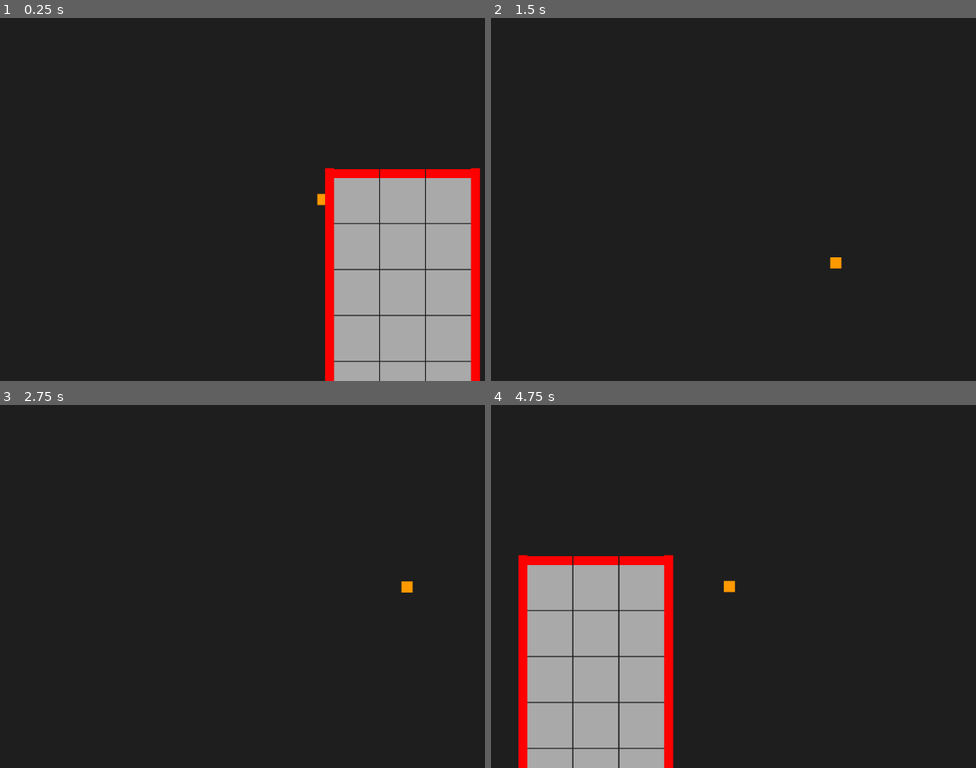
Above: before the commit, frames 1-4 (two rows, left to right).
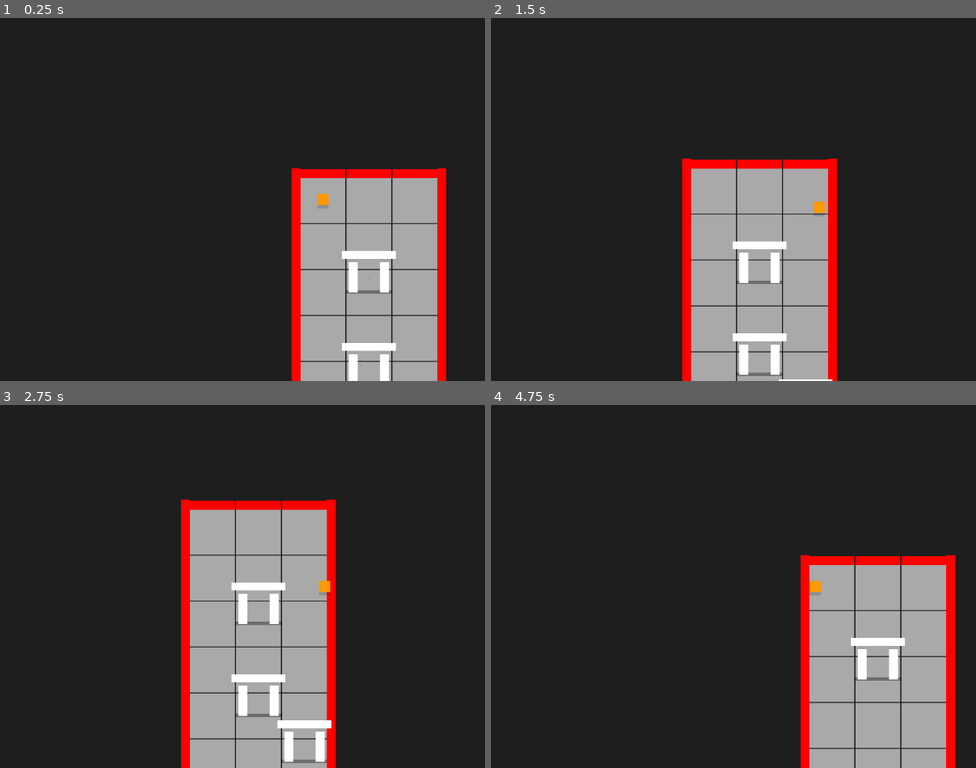
Above: after the commit, the same moments.

Repository: Textbookautist/thisthatandthose
Game: Godot game, scene res://scenes/main.tscn
The game is run twice, just before and just after one commit, with the same random seed, the same clock (stepped at 60 frames per second) and the same inputs. The project has no main scene, so this scene is started directly.
Inputs:
- Up to frame 1 (0.25 s): no input
- Up to frame 2 (1.5 s): tap Enter at 0.5 s; hold Right (ui_right) 0.53-1.28 s; tap End (ui_end) at 0.6, 1.35 s; hold Down (ui_down) from 1.28 s (still down)
- Up to frame 3 (2.75 s): release Down (ui_down) at 2.03 s; hold Right (ui_right) from 2.03 s (still down); tap End (ui_end) at 2.1 s
- Up to frame 4 (4.75 s): release Right (ui_right) at 2.78 s; hold Up (ui_up) 2.78-3.53 s; tap End (ui_end) at 2.85, 3.6, 4.35 s; hold Left (ui_left) from 3.53 s (still down); tap Escape (ui_cancel) at 4.15 s

The runs differ from the first frame. In frame 1, 12% of the frame differs, in the area x 60-99%, y 41-100%; in frame 2, 19%; in frame 3, 23%; in frame 4, 37%, in the area x 5-96%, y 41-100%.

Commit message:
Feature: Added transportgates

Diff:
--- a/scenes/player.tscn
+++ b/scenes/player.tscn
@@ -6,8 +6,17 @@
 size = Vector2(10, 10)
 
 [node name="player" type="CharacterBody2D"]
+z_index = 1
 motion_mode = 1
 script = ExtResource("1_3vyb7")
+
+[node name="shade" type="ColorRect" parent="."]
+self_modulate = Color(1, 1, 1, 0.16078432)
+offset_left = -5.0
+offset_top = 5.0
+offset_right = 5.0
+offset_bottom = 8.0
+color = Color(0, 0, 0, 1)
 
 [node name="ColorRect" type="ColorRect" parent="."]
 offset_left = -5.0
@@ -29,8 +38,8 @@
 [node name="ColorRect2" type="ColorRect" parent="."]
 z_index = -100
 custom_minimum_size = Vector2(1000, 1000)
-offset_left = -500.0
-offset_top = -500.0
-offset_right = 500.0
-offset_bottom = 500.0
+offset_left = -512.0
+offset_top = -489.0
+offset_right = 488.0
+offset_bottom = 511.0
 color = Color(0.11858138, 0.11858138, 0.11858138, 1)
--- a/scenes/terrain_piece.tscn
+++ b/scenes/terrain_piece.tscn
@@ -26,6 +26,7 @@
 [node name="CollisionShape2D" type="CollisionShape2D" parent="."]
 position = Vector2(0, 1)
 shape = SubResource("RectangleShape2D_80jrc")
+disabled = true
 
 [node name="base" type="ColorRect" parent="."]
 offset_left = -20.0
@@ -67,8 +68,7 @@
 shape = SubResource("RectangleShape2D_6fbfi")
 
 [node name="ColorRect" type="ColorRect" parent="colBottom"]
-z_index = 5
-z_as_relative = false
+z_index = 1
 offset_left = -20.0
 offset_top = -4.0
 offset_right = 20.0
@@ -80,8 +80,7 @@
 shape = SubResource("RectangleShape2D_fdgit")
 
 [node name="ColorRect" type="ColorRect" parent="colLeft"]
-z_index = 5
-z_as_relative = false
+z_index = 1
 offset_left = -4.0
 offset_top = -29.0
 offset_right = 4.0
@@ -93,8 +92,7 @@
 shape = SubResource("RectangleShape2D_ptfl5")
 
 [node name="ColorRect" type="ColorRect" parent="colRight"]
-z_index = 5
-z_as_relative = false
+z_index = 1
 offset_left = -4.0
 offset_top = -29.0
 offset_right = 4.0
@@ -106,8 +104,7 @@
 shape = SubResource("RectangleShape2D_lb241")
 
 [node name="ColorRect" type="ColorRect" parent="colTop"]
-z_index = 5
-z_as_relative = false
+z_index = 1
 offset_left = -20.0
 offset_top = -4.0
 offset_right = 20.0
@@ -115,6 +112,7 @@
 color = Color(1, 0, 0, 1)
 
 [node name="tiledetection" type="Area2D" parent="."]
+visible = false
 
 [node name="CollisionShape2D" type="CollisionShape2D" parent="tiledetection"]
 shape = SubResource("CircleShape2D_6fbfi")
--- /dev/null
+++ b/scenes/transportgate.tscn
@@ -0,0 +1,123 @@
+[gd_scene load_steps=6 format=3 uid="uid://b27348hddawy6"]
+
+[ext_resource type="Script" uid="uid://pvmrg4v28g02" path="res://scripts/transportgate.gd" id="1_1oamo"]
+
+[sub_resource type="RectangleShape2D" id="RectangleShape2D_qvh68"]
+size = Vector2(18, 5)
+
+[sub_resource type="RectangleShape2D" id="RectangleShape2D_1oamo"]
+size = Vector2(8, 3)
+
+[sub_resource type="RectangleShape2D" id="RectangleShape2D_mu8ni"]
+size = Vector2(8, 3)
+
+[sub_resource type="CircleShape2D" id="CircleShape2D_qvh68"]
+radius = 1853.9039
+
+[node name="transportgate" type="StaticBody2D"]
+z_index = 2
+script = ExtResource("1_1oamo")
+
+[node name="ColorRect3" type="ColorRect" parent="."]
+self_modulate = Color(1, 1, 1, 0.3529412)
+z_as_relative = false
+offset_left = -21.0
+offset_top = -1.0
+offset_right = 23.0
+offset_bottom = 2.0
+color = Color(0, 0, 0, 1)
+
+[node name="ColorRect" type="ColorRect" parent="."]
+visible = false
+offset_left = -20.0
+offset_top = -20.0
+offset_right = 20.0
+offset_bottom = 20.0
+
+[node name="pillar_left" type="ColorRect" parent="."]
+offset_left = -18.0
+offset_top = -29.0
+offset_right = -10.0
+offset_bottom = 1.0
+
+[node name="pillar_left2" type="ColorRect" parent="."]
+offset_left = 10.0
+offset_top = -29.0
+offset_right = 18.0
+offset_bottom = 1.0
+
+[node name="ColorRect2" type="ColorRect" parent="."]
+offset_left = -24.0
+offset_top = -36.0
+offset_right = 24.0
+offset_bottom = -29.0
+
+[node name="detect" type="Area2D" parent="."]
+
+[node name="CollisionShape2D" type="CollisionShape2D" parent="detect"]
+position = Vector2(0, -0.5)
+shape = SubResource("RectangleShape2D_qvh68")
+
+[node name="leftcol" type="CollisionShape2D" parent="."]
+visible = false
+position = Vector2(-14, -0.5)
+shape = SubResource("RectangleShape2D_1oamo")
+
+[node name="rightcol" type="CollisionShape2D" parent="."]
+visible = false
+position = Vector2(14, -0.5)
+shape = SubResource("RectangleShape2D_mu8ni")
+
+[node name="lower" type="Node2D" parent="."]
+position = Vector2(0, 16)
+
+[node name="upper" type="Node2D" parent="."]
+position = Vector2(0, -16)
+
+[node name="ColorRect4" type="ColorRect" parent="."]
+self_modulate = Color(1, 1, 1, 0.3529412)
+offset_left = -18.0
+offset_top = -29.0
+offset_right = -10.0
+offset_bottom = -26.0
+color = Color(0, 0, 0, 1)
+
+[node name="ColorRect5" type="ColorRect" parent="."]
+self_modulate = Color(1, 1, 1, 0.3529412)
+offset_left = 10.0
+offset_top = -29.0
+offset_right = 18.0
+offset_bottom = -26.0
+color = Color(0, 0, 0, 1)
+
+[node name="CPUParticles2D" type="CPUParticles2D" parent="."]
+position = Vector2(0, -12)
+amount = 12
+randomness = 1.0
+emission_shape = 1
+emission_sphere_radius = 11.56
+direction = Vector2(0, 0)
+gravity = Vector2(0, 0)
+angular_velocity_min = -10.0
+angular_velocity_max = 10.0
+orbit_velocity_min = -1.0
+orbit_velocity_max = 1.0
+color = Color(0, 0.654902, 1, 1)
+
+[node name="pairfinder" type="Area2D" parent="."]
+visible = false
+
+[node name="CollisionShape2D" type="CollisionShape2D" parent="pairfinder"]
+shape = SubResource("CircleShape2D_qvh68")
+
+[node name="finder" type="Timer" parent="pairfinder"]
+wait_time = 0.009999999999999998
+one_shot = true
+autostart = true
+
+[node name="cooldowntimer" type="Timer" parent="."]
+wait_time = 2.0
+one_shot = true
+
+[connection signal="timeout" from="pairfinder/finder" to="." method="_on_finder_timeout"]
+[connection signal="timeout" from="cooldowntimer" to="." method="_on_cooldowntimer_timeout"]
--- a/scripts/main.gd
+++ b/scripts/main.gd
@@ -20,6 +20,6 @@
 		print("Tile has ", str(tile.neighbors.size()), " neighbors.")
 
 	var player = playerScene.instantiate()
-	player.dev = true
-	player.global_position = Vector2(-20, 10)
+	player.dev = false
+	player.global_position = Vector2(10, 10)
 	add_child(player)
--- a/scripts/player.gd
+++ b/scripts/player.gd
@@ -6,10 +6,7 @@
 func _ready() -> void:
 	add_to_group("player")
 
-	if dev:
-		$CollisionShape2D.disabled = true
-		speed = 600
-		add_to_group("admin")
+
 
 #gameplay statistics
 var score = 0
@@ -20,6 +17,7 @@
 var goingDown = false
 var goingRight = false
 var goingLeft = false
+
 var speed = 60
 func _physics_process(_delta: float) -> void:
 	var movement = Vector2(0,0)
@@ -61,3 +59,17 @@
 		goingRight = true
 	else:
 		goingRight = false
+
+	if Input.is_action_just_pressed("ui_cancel"):
+		get_tree().reload_current_scene()
+
+	if Input.is_action_just_pressed("ui_end"):
+		dev = !dev
+		print("Devmode: ", str(dev))
+
+	if dev and speed == 60:
+		speed = 200
+		$CollisionShape2D.disabled = true
+	elif speed == 200:
+		speed = 60
+		$CollisionShape2D.disabled = false
--- a/scripts/terrain_piece.gd
+++ b/scripts/terrain_piece.gd
@@ -40,7 +40,12 @@
 		buildH(horizon)
 	if depth != 0:
 		buildY(depth, horizon)
-	detectTiles()
+	#detectTiles()
+	if not isFirst:
+		if randi_range(1,10) == 1:
+			var gate = (load("res://scenes/transportgate.tscn")).instantiate()
+			add_child(gate)
+
 
 
 func buildH(h):
--- /dev/null
+++ b/scripts/transportgate.gd
@@ -0,0 +1,80 @@
+extends StaticBody2D
+
+var twin = null
+
+func _ready():
+	add_to_group("transportgate")
+
+func get_upper():
+	return $upper.global_position
+func get_lower():
+	return $lower.global_position
+
+func cooldowner():
+	$cooldowntimer.start()
+
+var cooldown = false
+func teleport_twin(t, direction):
+	if cooldown:
+		return
+	cooldown = true
+	twin.cooldown = true
+	cooldowner()
+	twin.cooldowner()
+	match direction:
+		"up":
+			var globpos = twin.get_upper()
+			t.global_position = globpos
+		"down":
+			var globpos = twin.get_lower()
+			t.global_position = globpos
+
+
+func _process(_delta):
+	if twin == null:
+		return
+	if cooldown:
+		$CPUParticles2D.emitting = false
+	else:
+		if $CPUParticles2D.emitting == false:
+			$CPUParticles2D.emitting = true
+	var things = $detect.get_overlapping_bodies()
+	for t in things:
+		if t.is_in_group("player"):
+			var playerdir = t.velocity.y
+			if playerdir > 0:
+				teleport_twin(t, "down")
+			elif playerdir < 0:
+				teleport_twin(t, "up")
+
+func _on_finder_timeout():
+	if twin != null:
+		return
+	var gates = []
+	for obj in $pairfinder.get_overlapping_bodies():
+		if obj.is_in_group("transportgate"):
+			gates.append(obj)
+
+	var removables = []
+	for gate in gates:
+		if gate.twin != null:
+			removables.append(gate)
+	while removables.size() > 0:
+		gates.erase(removables[0])
+		removables.erase(removables[0])
+
+	for gate in gates:
+		if gate == self:
+			continue
+		if gate.twin == null:
+			twin = gate
+			gate.twin = self
+			break
+	$pairfinder.queue_free()
+	if twin == null:
+		$CPUParticles2D.emitting = false
+
+
+
+func _on_cooldowntimer_timeout():
+	cooldown = false
Not shown, added: scripts/transportgate.gd.uid
